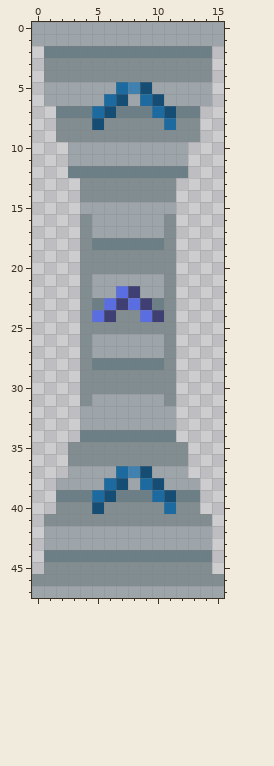
Pixel-art file, stored at data/gfx/world-obj/belt-over.ase. The picture above is the old version.
16x48 pixels, 1 frame.
And afterwards:
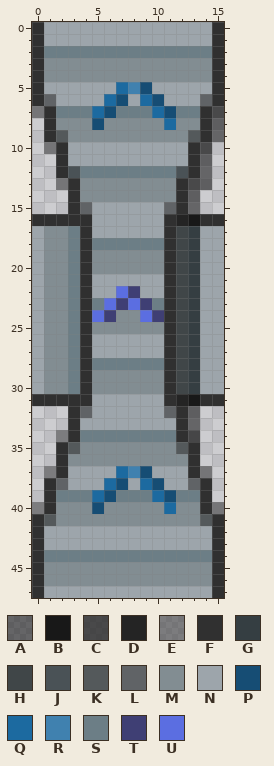
Palette (. is transparent): A #00000081  B #181818  C #202020c2  D #242424  E #30303083  F #303030  G #353e42  H #404648  J #4a5256  K #54595b  L #606366  M #828d92  N #9da5ab  P #164d74  Q #1c6aa0  R #4081af  S #6c7e86  T #3f3f74  U #5b6ee1
The author wrote: belt tidy + corner
Diff:
layer "Under" now shown
layer "Shadow" now shown
Layers "Flattened", "Shadow", "Under":
Colour A is added in rows 8 to 9 at x 15; in rows 11 to 13 at x 14; in rows 14 to 15 at x 13; in rows 32 to 33 at x 13.
Colour B is added in row 16 at x 13; in row 31 at x 13.
Colour C is added in row 7 at x 15; in row 10 at x 14; in row 13 at x 13; in row 34 at x 13.
Colour D is added in row 16 at x 12; in row 31 at x 12.
Colour E is added in row 7 at x 0; in row 10 at x 1; in row 13 at x 2; in row 34 at x 2; in row 37 at x 1 and 14; in row 40 at x 0 and 15.
Colour F is added in rows 2 to 6 at x 0 and 15; in rows 7 to 9 at x 1 and 14; in rows 10 to 12 at x 2 and 13; in rows 13 to 15 at x 3 and 12; in row 16 at x 0 to 3 and 14 to 15; in row 31 at x 0 to 3 and 14 to 15.
Colour F is added in rows 32 to 34 at x 3 and 12; in rows 35 to 37 at x 2 and 13; in rows 38 to 40 at x 1 and 14; in rows 41 to 45 at x 0 and 15.
Colour F replaces colour M in rows 16 to 31 at x 4 and 11; in row 46 at x 0 and 15.
Colour F replaces colour N in rows 0 to 1 at x 0 and 15; in row 47 at x 0 and 15.
Colour G is added in rows 17 to 30 at x 13.
Colour H is added in rows 17 to 30 at x 12.
Colour J replaces colour S in row 12 at x 3 and 12.
Colour K replaces colour M in row 9 at x 2 and 13; in row 35 at x 3 and 12; in row 41 at x 1 and 14.
Colour L replaces colour N in row 6 at x 1 and 14; in row 15 at x 4 and 11; in row 32 at x 4 and 11; in row 38 at x 2 and 13.
Colour M is added in rows 17 to 30 at x 1 to 2.
Colour N is added in rows 17 to 30 at x 0 and 14 to 15.
Colour S is added in rows 17 to 30 at x 3.
Changed places in both pictures, as pixel boxes (x1, y1, x2, y2):
changed: (32, 22, 92, 598)
changed: (164, 22, 224, 598)
